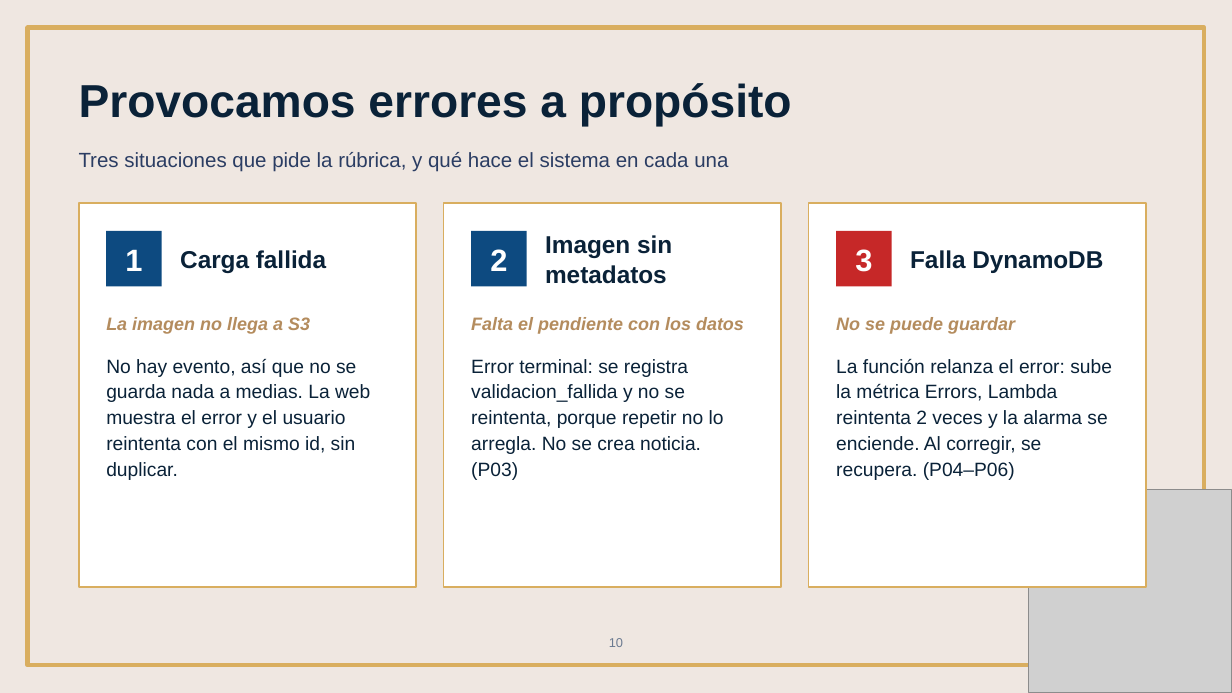
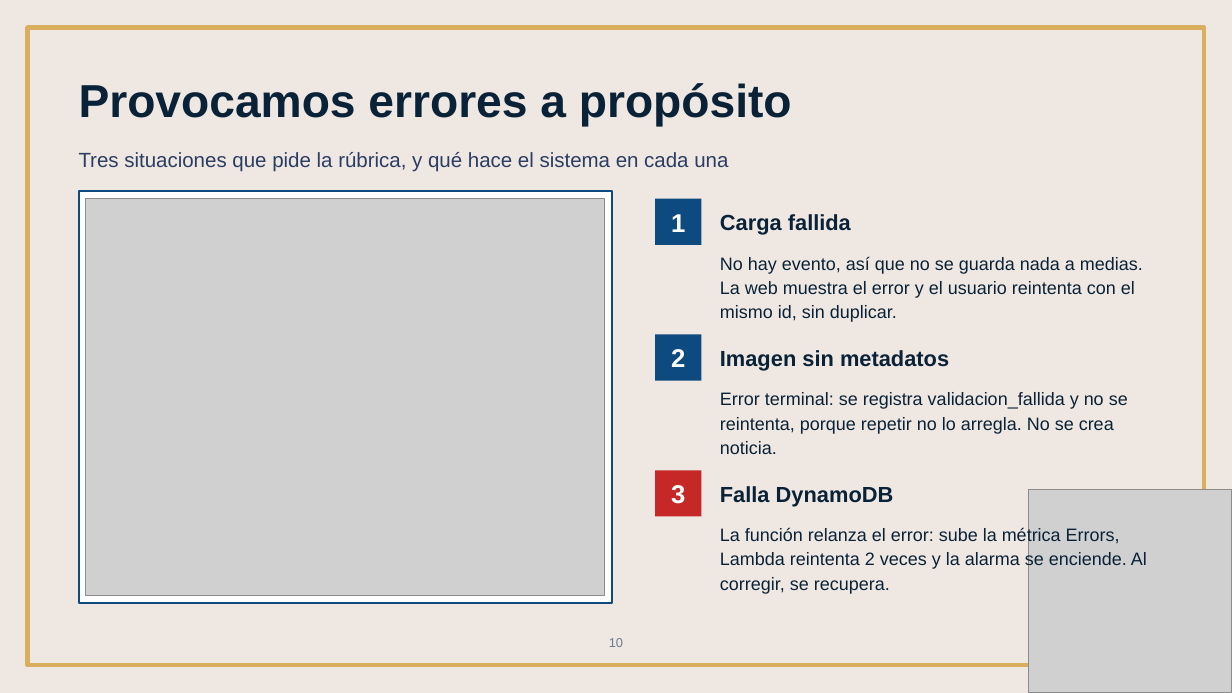
Before and after one commit to DannG04/GacetaUNSIS, a slide deck: slide 10 of entregables/01-Presentacion-Equipo3.pptx. Drawn at 1232x693 pixels with LibreOffice and Linux fonts; fonts in the diff are those of the drawing; grey boxes stand for pictures. Boxes give left, top, right and bottom in pixels: in the first picture for what was removed or moved away, otherwise in the second. Text is boxed around its words. In the diff, an @@ line names an element or a change of style, - is before the commit and + after.

Commit message:
Arregla documentos en cuanto al codigo de las pruebas

```diff
--- a/entregables/01-Presentacion-Equipo3.pptx
+++ b/entregables/01-Presentacion-Equipo3.pptx
@@ rectangle: place and size @@
-rectangle at (79,203,416,587)
+rectangle at (79,191,612,604)
@@ rectangle at (79,191,612,604): outline #D9AE5F 1.5 pt to #0D4A80 1.5 pt @@
@@ picture added at (86,199,604,596) @@
@@ rectangle removed at (444,203,781,587) @@
@@ rectangle "1": place and size @@
-rectangle "1" at (106,231,162,287)
+rectangle "1" at (655,199,701,245)
@@ text "Carga fallida": place and size @@
-text "Carga fallida" at (180,250,326,273)
+text "Carga fallida" at (720,214,851,235)
@@ rectangle removed at (809,203,1146,587) @@
@@ text "No hay evento, así que ...": place and size @@
-text "No hay evento, así que ..." at (106,359,370,480)
+text "No hay evento, así que ..." at (720,256,1143,322)
@@ text "No hay evento, así que ..." at (720,256,1143,322): size 15 to 14 pt @@
@@ text removed at (106,317,310,334) @@
-La imagen no llega a S3
@@ text removed at (471,317,744,334) @@
-Falta el pendiente con los datos
@@ text removed at (836,317,1015,334) @@
-No se puede guardar
@@ rectangle "2": place and size @@
-rectangle "2" at (471,231,527,287)
+rectangle "2" at (655,335,701,381)
@@ text "Imagen sin metadatos": place and size @@
-text "Imagen sin metadatos" at (545,235,672,284)
+text "Imagen sin metadatos" at (720,350,949,371)
@@ text at (720,392,1128,454): text changed; size 15 to 14 pt @@
-Error terminal: se registra validacion_fallida y no se reintenta, porque repetir no lo arregla. No se crea noticia. (P03)
+Error terminal: se registra validacion_fallida y no se reintenta, porque repetir no lo arregla. No se crea noticia.
@@ size 24 to 20 pt in 3 elements at (655,199,701,245), (655,335,701,381), (655,470,701,517) @@
@@ rectangle "3": place and size @@
-rectangle "3" at (836,231,892,287)
+rectangle "3" at (655,470,701,517)
@@ size 19 to 17 pt in 3 elements at (720,214,851,235), (720,350,949,371), (720,486,894,506) @@
@@ text "Falla DynamoDB": place and size @@
-text "Falla DynamoDB" at (910,250,1103,273)
+text "Falla DynamoDB" at (720,486,894,506)
@@ text at (720,527,1147,594): text changed; size 15 to 14 pt @@
-La función relanza el error: sube la métrica Errors, Lambda reintenta 2 veces y la alarma se enciende. Al corregir, se recupera. (P04–P06)
+La función relanza el error: sube la métrica Errors, Lambda reintenta 2 veces y la alarma se enciende. Al corregir, se recupera.
```
Also in this commit, not shown: 9 other slides changed, 2 slides added, 2 slides removed, 17 other files.
